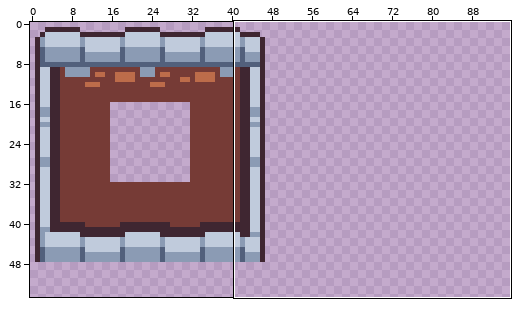
A sprite sheet gets an edit: img/building.png. The first picture is a wide view before the edit; the outline marks the close-up.
Close-up. Before the edit:
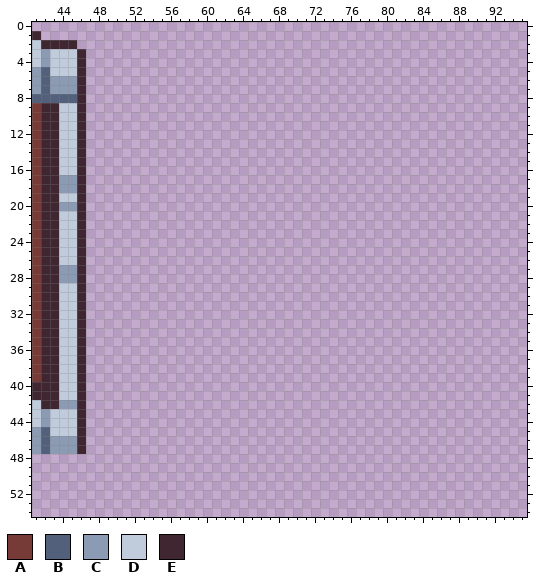
The file is 96x128 pixels. Shown: x 41..95, y 0..54. The wide view leaves out empty margins.
Palette (. is transparent): A #763b36  B #52607c  C #8b9bb4  D #c0cbdc  E #3f2631
Pixels before (only the part around the change), first column x 41:
 0 .......................................................
 1 E......................................................
 2 DEEEE..................................................
 3 DCDDDE.................................................
 4 DCDDDE.................................................
 5 CBDDDE.................................................
 6 CBCCCE.................................................
 7 CBCCCE.................................................
 8 BBBBBE.................................................
 9 AEEDDE.................................................
10 AEEDDE.................................................
11 AEEDDE.................................................
12 AEEDDE.................................................
13 AEEDDE.................................................
14 AEEDDE.................................................
15 AEEDDE.................................................
16 AEEDDE.................................................
17 AEECCE.................................................
18 AEECCE.................................................
19 AEEDDE.................................................
20 AEECCE.................................................
21 AEEDDE.................................................
22 AEEDDE.................................................
23 AEEDDE.................................................
24 AEEDDE.................................................
25 AEEDDE.................................................
26 AEEDDE.................................................
27 AEECCE.................................................
28 AEECCE.................................................
29 AEEDDE.................................................
30 AEEDDE.................................................
31 AEEDDE.................................................
32 AEEDDE.................................................
33 AEEDDE.................................................
34 AEEDDE.................................................
35 AEEDDE.................................................
36 AEEDDE.................................................
37 AEEDDE.................................................
38 AEEDDE.................................................
39 AEEDDE.................................................
40 EEEDDE.................................................
41 EEEDDE.................................................
42 DEECCE.................................................
43 DCDDDE.................................................
44 DCDDDE.................................................
45 CBDDDE.................................................
46 CBCCCE.................................................
47 CBCCCE.................................................
48 .......................................................
49 .......................................................
50 .......................................................
51 .......................................................
52 .......................................................
53 .......................................................
54 .......................................................
After:
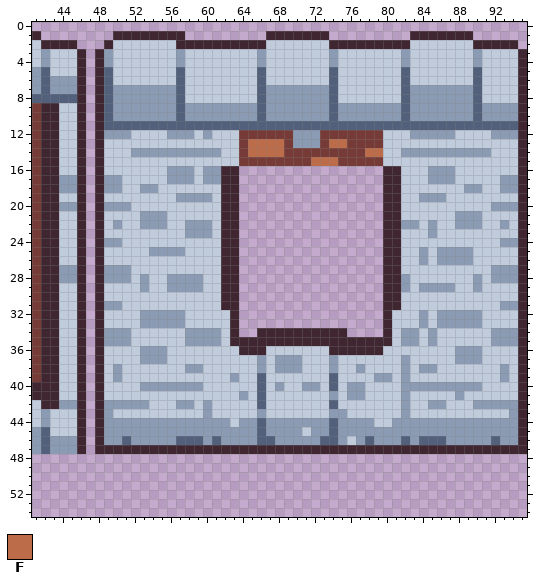
Colours new in this view: F #bd6c4a
The exact change:
Changed rows in their new state; - is an unchanged pixel.
first column x 48:
 1 --EEEEEEEE---------EEEEEEE---------EEEEEEE------
 2 -EDDDDDDDEEEEEEEEEEDDDDDDDEEEEEEEEEDDDDDDDEEEEE-
 3 ECDDDDDDDCDDDDDDDDCDDDDDDDCDDDDDDDCDDDDDDDCDDDDE
 4 ECDDDDDDDCDDDDDDDDCDDDDDDDCDDDDDDDCDDDDDDDCDDDDE
 5 EBDDDDDDDBDDDDDDDDBDDDDDDDBDDDDDDDBDDDDDDDBDDDDE
 6 EBDDDDDDDBDDDDDDDDBDDDDDDDBDDDDDDDBDDDDDDDBDDDDE
 7 EBCCCCCCCBDDDDDDDDBCCCCCCCBDDDDDDDBCCCCCCCBDDDDE
 8 EBCCCCCCCBDDDDDDDDBCCCCCCCBDDDDDDDBCCCCCCCBDDDDE
 9 EBCCCCCCCBCCCCCCCCBCCCCCCCBCCCCCCCBCCCCCCCBCCCCE
10 EBCCCCCCCBCCCCCCCCBCCCCCCCBCCCCCCCBCCCCCCCBCCCCE
11 EBBBBBBBBBBBBBBBBBBBBBBBBBBBBBBBBBBBBBBBBBBBBBBE
12 ECCCDDDDCCCDCDDDAAAAAACCCAAAAAAADDDCCCCCDDDDCCCE
13 EDDDDDDDDDDDDDDDAFFFFACCCAFFAAAADDDDDDDDDDDDDDDE
14 EDDDCCCCCCCCCCDDAFFFFAAAAAAAAAFFDDCCCCCCCCCCDDDE
15 EDDDDDDDDDDDDDDDAAAAAAAAFFFAAAAADDDDDDDDDDDDDDDE
16 EDDDDDDDCCCDCCEE----------------EEDDDCCCDDDDDDDE
17 ECCDDDDDCCCDCCEE----------------EEDDDCCCDDDDDCCE
18 ECCDDCCDDDDDDDEE----------------EEDDDDDDDCCDDCCE
19 EDDDDDDDDCCCCDEE----------------EEDDCCCDDDDDDDDE
20 ECCCDDDDDDDDDDEE----------------EEDDDDDDDDDDCCCE
21 EDDDDCCCDDDDDDEE----------------EEDDDDDDCCCDDDDE
22 EDCDDCCCDDCCCDEE----------------EECCDCDDCCCDDCDE
23 EDDDDDDDDDCCCDEE----------------EEDDDCDDDDDDDDDE
24 ECCDDDDDDDDDDDEE----------------EEDDDDDDDDDDDCCE
25 EDDDDDCCCCDDDDEE----------------EEDDCDCCCCDDDDDE
26 EDDDDDDDDDDDDDEE----------------EEDDCDCCCCDDDDDE
27 ECCCDDDDDDDDDDEE----------------EEDDDDDDDDDDCCCE
28 ECCCDCDDCCCCDDEE----------------EECDDDDDDDCDCCCE
29 EDDDDCDDCCCCDDEE----------------EECDCCCCDDCDDDDE
30 EDDDDDDDDDDDDDEE----------------EEDDDDDDDDDDDDDE
31 ECCDDDDDDDDDDDEE----------------EEDDDDDDDDDDDCCE
32 EDDDDCCCCCDDDDDE----------------EDDDCDCCCCCDDDDE
33 EDDDDCCCCCDDDDDE----------------EDDDCDCCCCCDDDDE
34 ECCCDDDDDDCCCCDE--EEEEEEEEEE----EDCCDCDDDDDDCCCE
35 ECCCDDDDDDCCCCDEEEEEEEEEEEEEEEEEEDCCDCDDDDDDCCCE
36 EDDDDCCCDDDDDDDDEEEDDDDDDDEEEEEEDDDDDDDDCCCDDDDE
37 EDDDDCCCDDDDDDDDDDCDCCCDDDCDDDDDDDCDDDDDCCCDDDDE
38 EDCDDDDDDDCCDDDDDDCDCCCDDDCDDCDDDDCDCCDDDDDDDCDE
39 EDCDDDDDDDDDDDDCDDBDDDDDDDBDDDDCCDCDDDDDDDDDDCDE
40 EDDDDCCCCCCCDDDDDDBDCDDCCDBDCCDDDDCCCCCCCCCDDDDE
41 EDDDDDDDDDDDDDDDCDBDDDDDDDCDCCDDDDCDDDDDCDDDDDDE
42 ECCCCCDDDCCDCDDDDDBDDDDDDDBDDDDDDDCDDCCDDDCCCCCE
43 ECDDDDDDDDDDCDDDDDCDDDDDDDCCDDDDDDCDDDDDDDDDDDCE
44 ECCCCCCCCCCCCCCDCCBCCCCCCCBCCCCDDCCCCCCCCCCCCCCE
45 ECCCCCCCCCCCCCCCCCBCCCCDCCBCCCCCCCCCCCCCCCCCCCCE
46 ECCBCCCCCBBBCBCCCCBBCCCCCBBCDCBCCCBCBBBCCCCCBCCE
47 EEEEEEEEEEEEEEEEEEEEEEEEEEEEEEEEEEEEEEEEEEEEEEEE
Pixel boxes of the changes (left, top, right, bottom) in both close-ups:
added: (95, 31, 527, 454)
